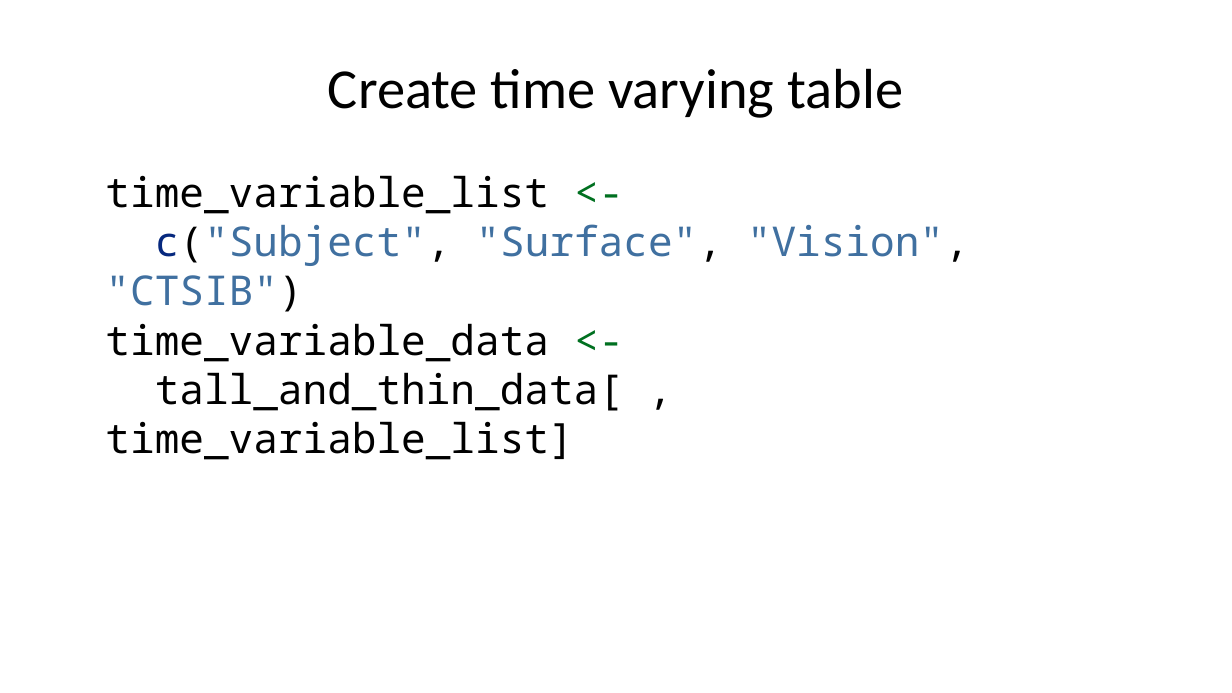
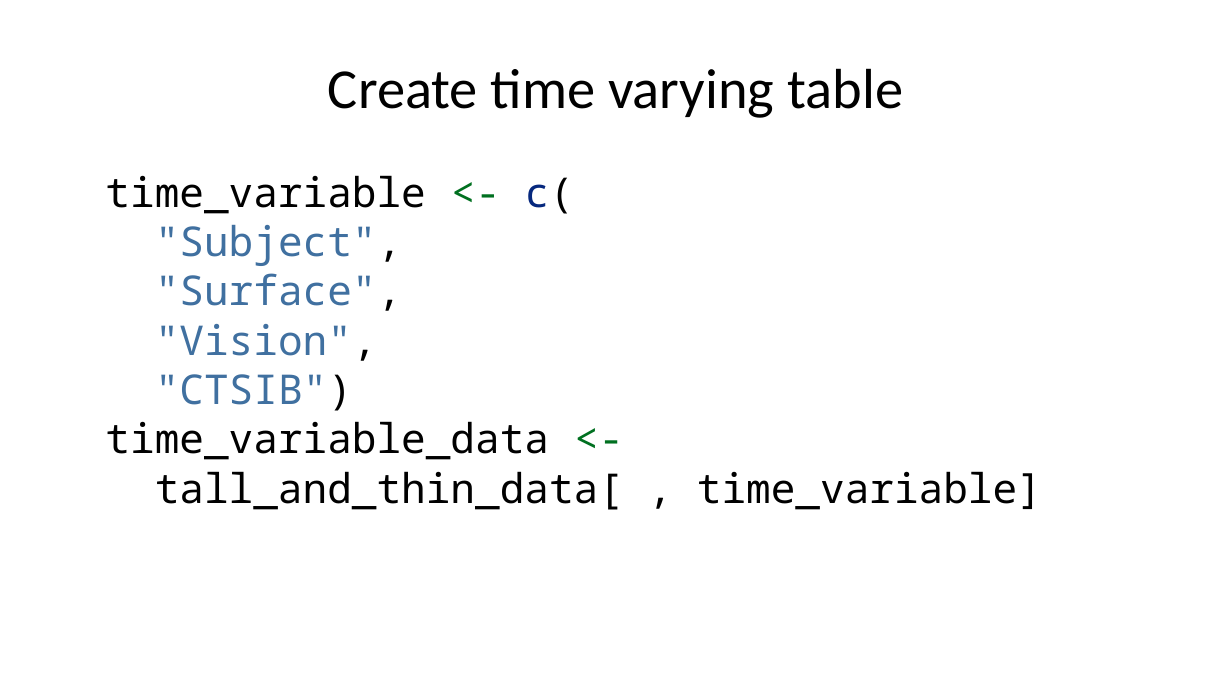
Before and after one commit to pmean/classes, a slide deck: slide 57 of introduction-to-r/results/v06-slides-and-speaker-notes.pptx. Drawn at 1232x693 pixels with LibreOffice and Linux fonts; fonts in the diff are those of the drawing. Boxes give left, top, right and bottom in pixels: in the first picture for what was removed or moved away, otherwise in the second. Text is boxed around its words. In the diff, an @@ line names an element or a change of style, - is before the commit and + after.

```diff
--- a/introduction-to-r/results/v06-slides-and-speaker-notes.pptx
+++ b/introduction-to-r/results/v06-slides-and-speaker-notes.pptx
@@ text at [105,175,1042,510]: text changed @@
-time_variable_list <-
-c("Subject", "Surface", "Vision", "CTSIB")
-time_variable_data <-
-tall_and_thin_data[ , time_variable_list]
+time_variable <- c(
+"Subject",
+"Surface",
+"Vision",
+"CTSIB")
+time_variable_data <-
+tall_and_thin_data[ , time_variable]
```
Also in this commit, not shown: 8 other slides changed, 1 other file.
